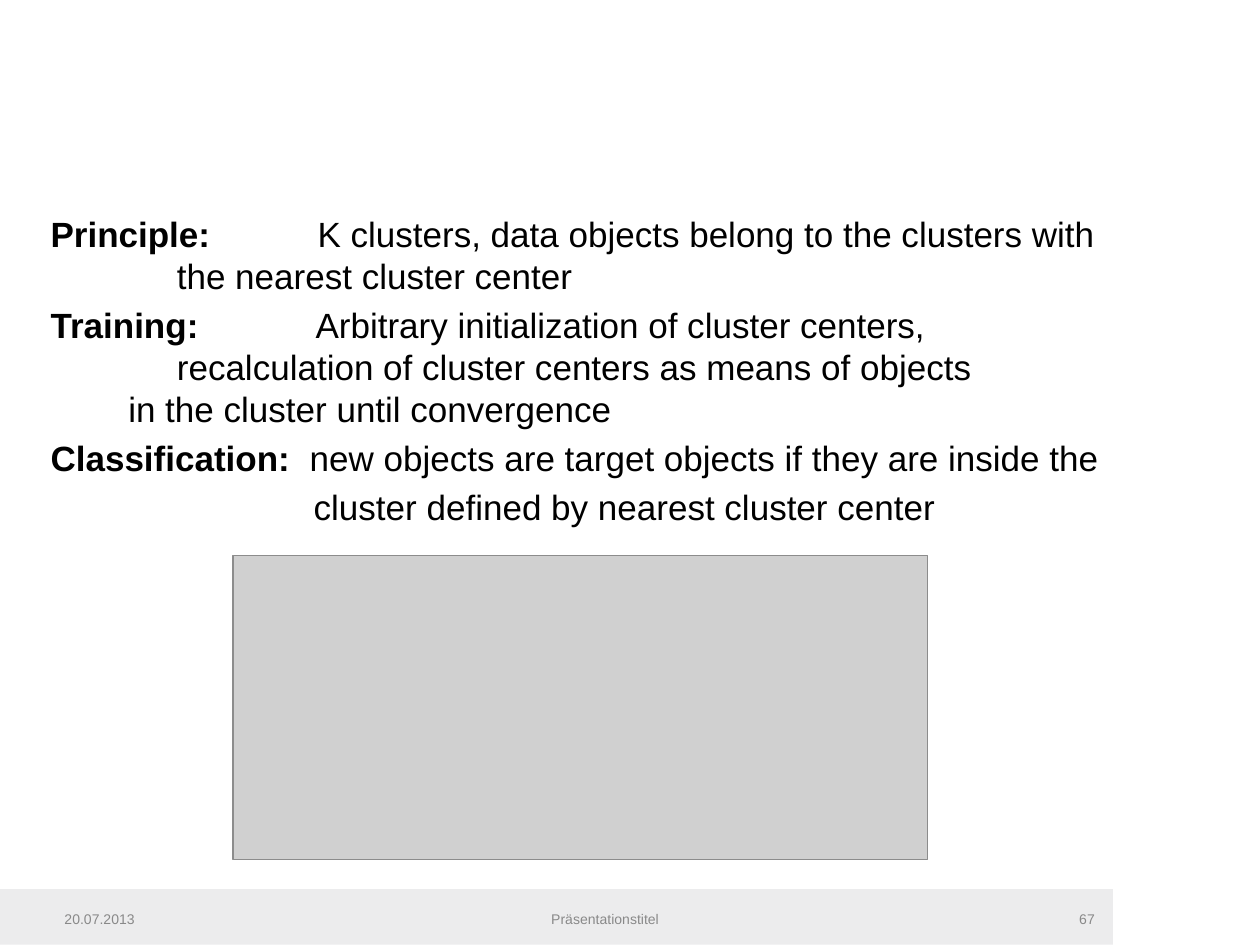
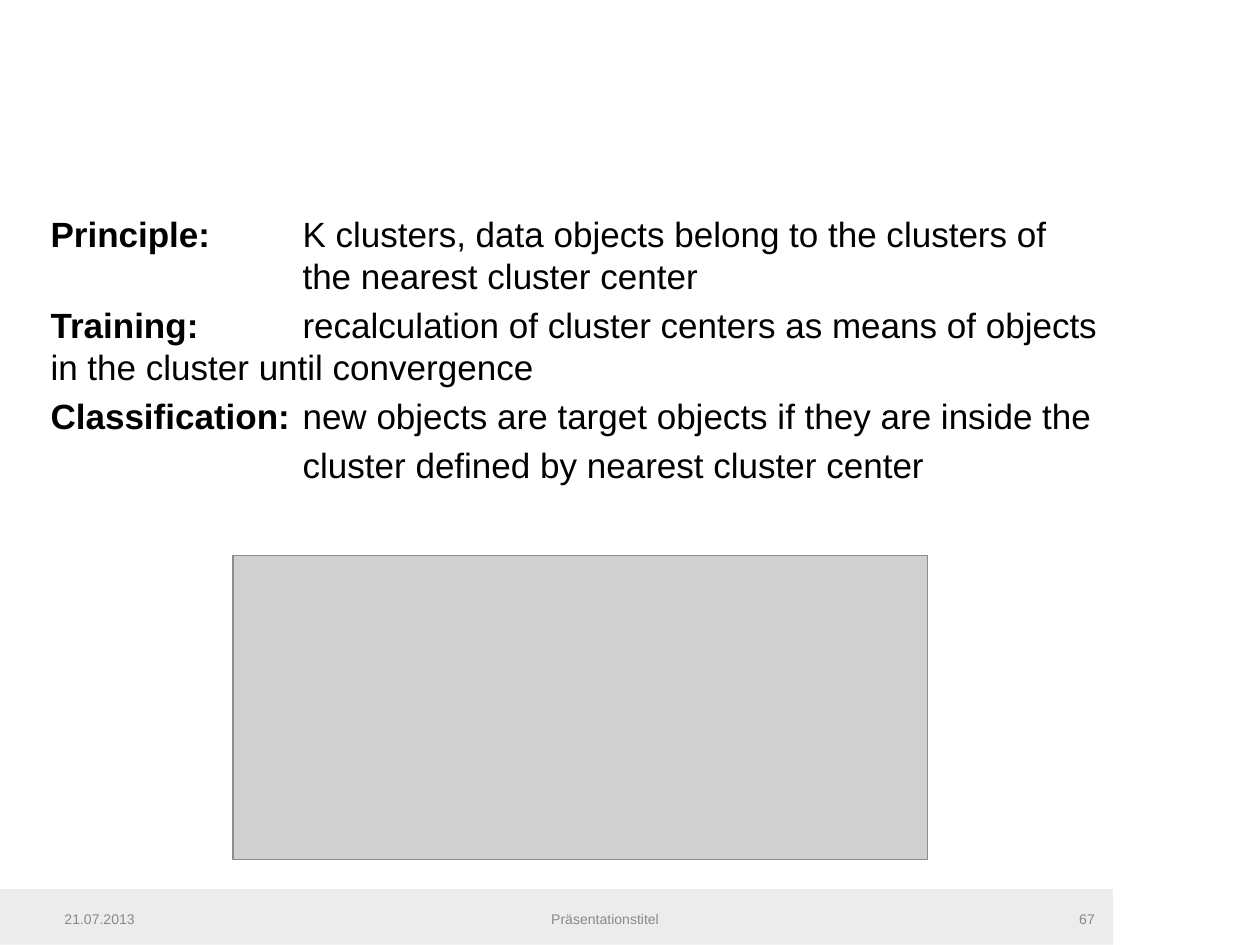
Before and after one commit to fera0013/MasterThesis, a slide deck: slide 67 of Documentation/SemiSupervisedMethodsInConditionMonitoring1.pptx. Drawn at 1260x945 pixels with LibreOffice and Linux fonts; fonts in the diff are those of the drawing; grey boxes stand for pictures; background and template pictures are left out. Boxes give left, top, right and bottom in pixels: in the first picture for what was removed or moved away, otherwise in the second. Text is boxed around its words. In the diff, an @@ line names an element or a change of style, - is before the commit and + after.

```diff
--- a/Documentation/SemiSupervisedMethodsInConditionMonitoring1.pptx
+++ b/Documentation/SemiSupervisedMethodsInConditionMonitoring1.pptx
@@ text at [51,221,1097,387]: text changed @@
-Principle: K clusters, data objects belong to the clusters with the nearest cluster center
-Training: Arbitrary initialization of cluster centers, recalculation of cluster centers as means of objects in the cluster until convergence
+Principle: K clusters, data objects belong to the clusters of the nearest cluster center
+Training: recalculation of cluster centers as means of objects in the cluster until convergence
@@ text at [64,914,134,924]: text changed @@
-20.07.2013
+21.07.2013
```
Also in this commit, not shown: 107 other slides changed, 23 slides added, 3 slides removed, 2 other files.
